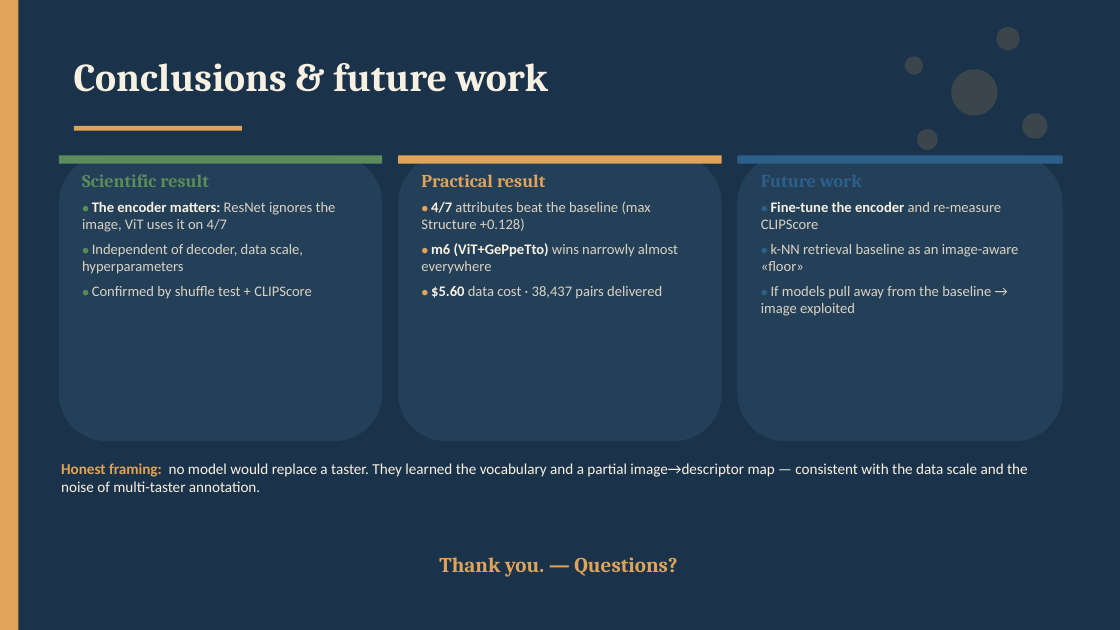
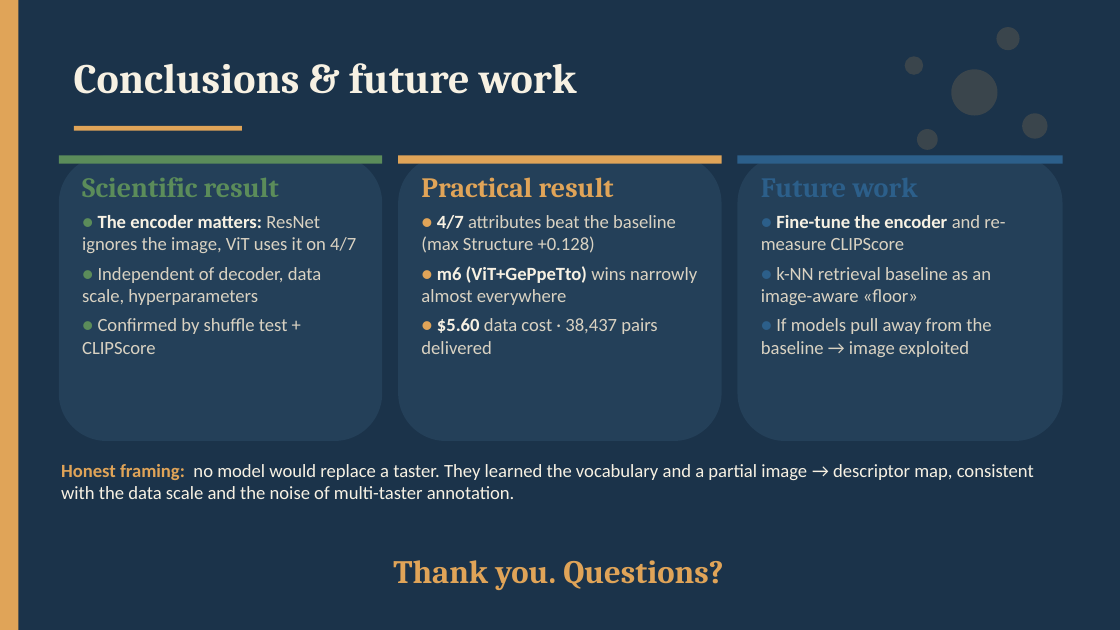
Before and after one commit to panciut/Cheese, a slide deck: slide 32 of presentation/Trentingrana_Captioning_EN.pptx. Drawn at 1120x630 pixels with LibreOffice and Linux fonts; fonts in the diff are those of the drawing. Boxes give left, top, right and bottom in pixels: in the first picture for what was removed or moved away, otherwise in the second. Text is boxed around its words. In the diff, an @@ line names an element or a change of style, - is before the commit and + after.

```diff
--- a/presentation/Trentingrana_Captioning_EN.pptx
+++ b/presentation/Trentingrana_Captioning_EN.pptx
@@ text "Conclusions & future work" at (74,63,577,94): size 34 to 36 pt @@
@@ text "Scientific result" at (82,177,356,354): size 15.5 to 24 pt in "Scientific result"; size 10 to 16 pt in "●", "●", "●"; size 12.5 to 16 pt in "The encoder matters: ResNet ignores the image, ...", "Independent of decoder, data scale, hyperparameters", "Confirmed by shuffle test + CLIPScore" @@
@@ text "Practical result" at (421,177,697,354): size 15.5 to 24 pt in "Practical result"; size 10 to 16 pt in "●", "●", "●"; size 12.5 to 16 pt in "4/7 attributes beat the baseline (max Structure ...", "m6 (ViT+GePpeTto) wins narrowly almost everywhere", "$5.60 data cost · 38,437 pairs delivered" @@
@@ text "Future work" at (761,215,1005,357): size 15.5 to 24 pt in "Future work"; size 10 to 16 pt in "●", "●", "●"; size 12.5 to 16 pt @@
@@ text at (61,464,1034,499): text changed; size 13 to 16 pt @@
-Honest framing: no model would replace a taster. They learned the vocabulary and a partial image→descriptor map — consistent with the data scale and the noise of multi-taster annotation.
+Honest framing: no model would replace a taster. They learned the vocabulary and a partial image → descriptor map, consistent with the data scale and the noise of multi-taster annotation.
@@ text at (393,560,723,590): text changed; size 18 to 28 pt @@
-Thank you. — Questions?
+Thank you. Questions?
```
Also in this commit, not shown: 29 other slides changed, 1 other file.
